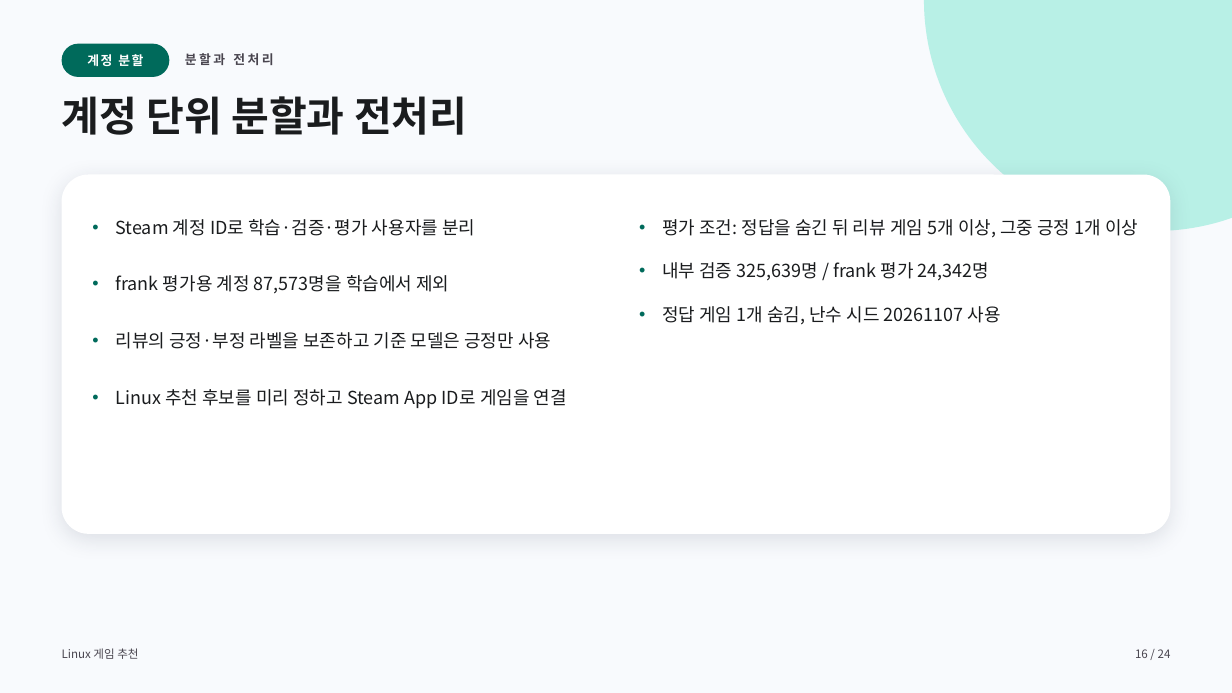
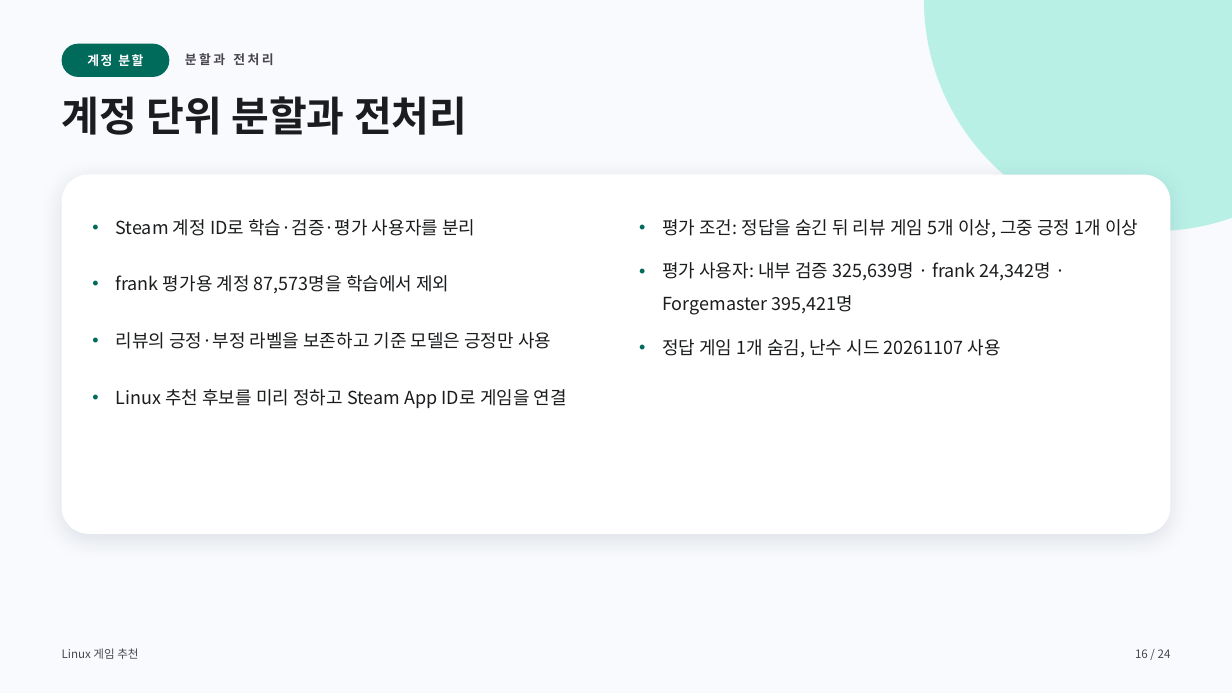
Before and after one commit to jinSeong-P/ML-game-recommendation, a slide deck: slide 16 of presentation/ML-game-recommendation-final.pptx. Drawn at 1232x693 pixels with LibreOffice and Linux fonts; fonts in the diff are those of the drawing. Boxes give left, top, right and bottom in pixels: in the first picture for what was removed or moved away, otherwise in the second. Text is boxed around its words. In the diff, an @@ line names an element or a change of style, - is before the commit and + after.

```diff
--- a/presentation/ML-game-recommendation-final.pptx
+++ b/presentation/ML-game-recommendation-final.pptx
@@ text at [662,262,1052,315]: text changed @@
-• 내부 검증 325,639명 / frank 평가 24,342명
+• 평가 사용자: 내부 검증 325,639명 · frank 24,342명 · Forgemaster 395,421명
```
Also in this commit, not shown: 9 other slides changed.
